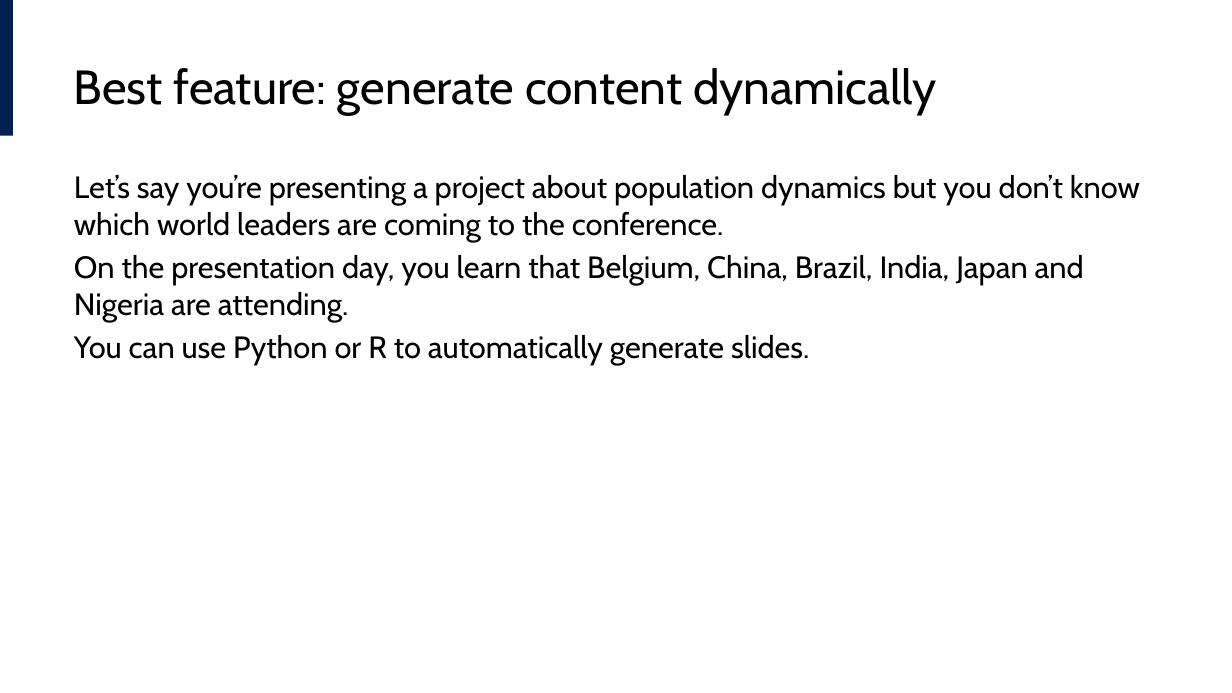
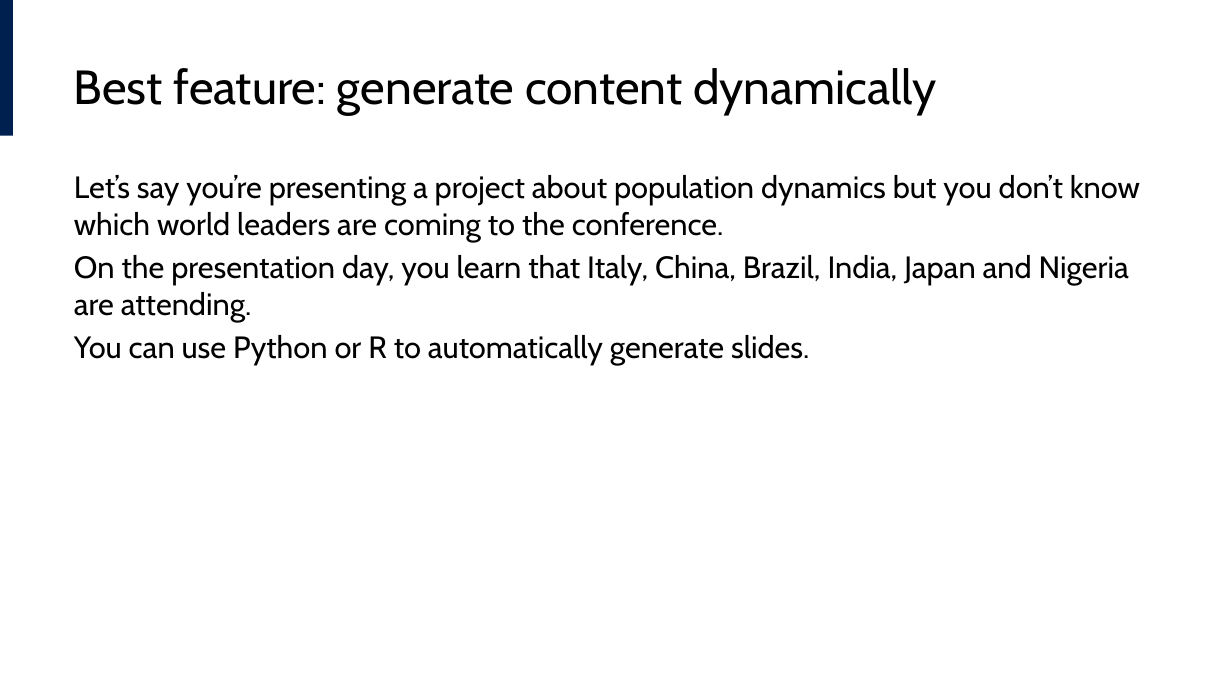
Before and after one commit to lucas-a-meyer/using-quarto, a slide deck: slide 21 of docs/presentation.pptx. Drawn at 1232x693 pixels with LibreOffice and Linux fonts; fonts in the diff are those of the drawing. Boxes give left, top, right and bottom in pixels: in the first picture for what was removed or moved away, otherwise in the second. Text is boxed around its words. In the diff, an @@ line names an element or a change of style, - is before the commit and + after.

```diff
--- a/docs/presentation.pptx
+++ b/docs/presentation.pptx
@@ text at (74,255,1129,322): text changed @@
-On the presentation day, you learn that Belgium, China, Brazil, India, Japan and Nigeria are attending.
+On the presentation day, you learn that Italy, China, Brazil, India, Japan and Nigeria are attending.
```
Also in this commit, not shown: 8 other slides changed, 27 other files.
